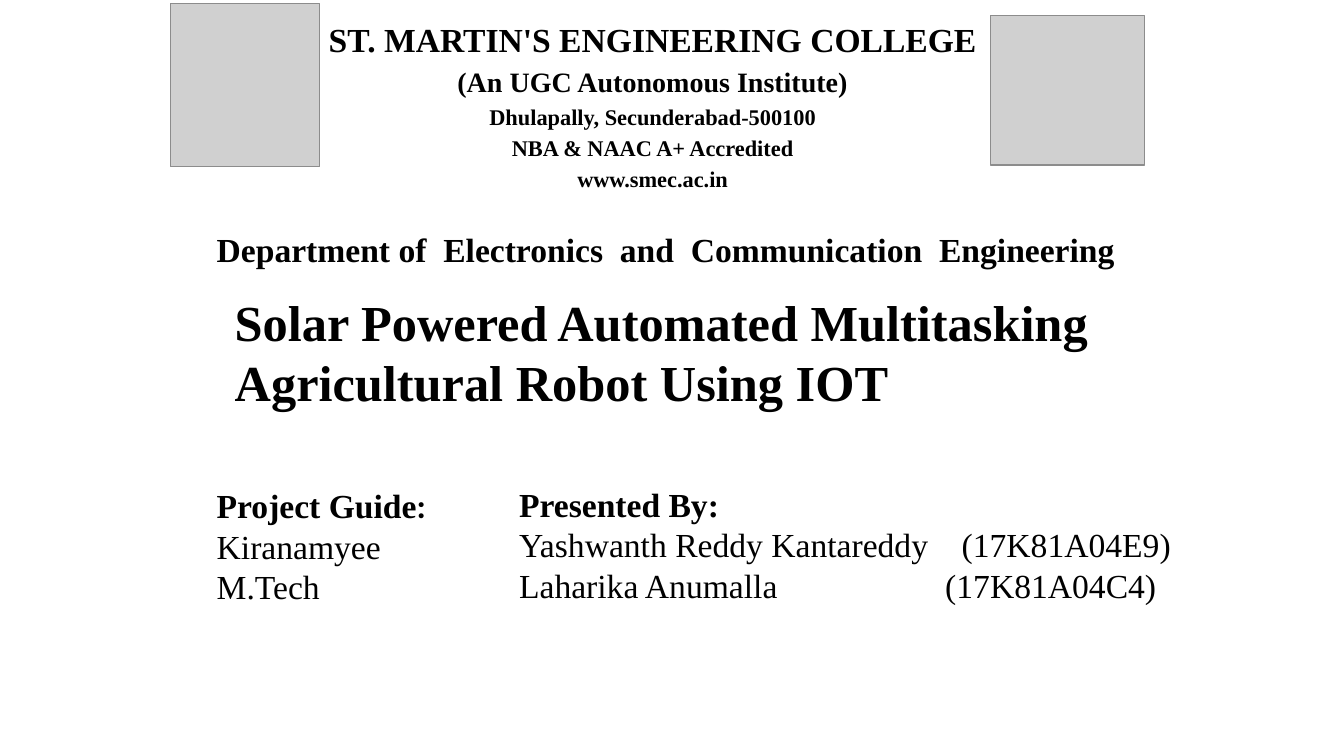
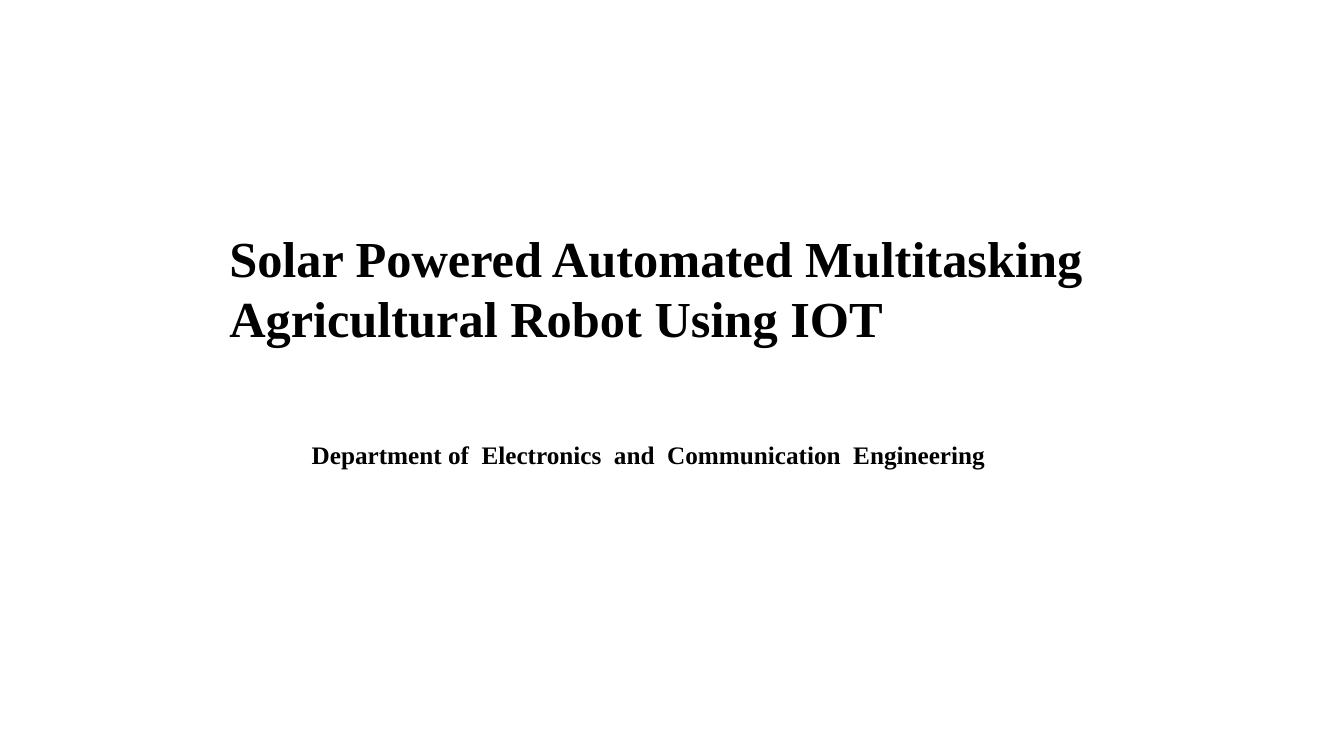
Before and after one commit to yashwanth140/portfolio-frontend, a slide deck: slide 1 of static/Solar Powered automated mulitasking agribot.pptx. Drawn at 1344x756 pixels with LibreOffice and Linux fonts; fonts in the diff are those of the drawing; grey boxes stand for pictures. Boxes give left, top, right and bottom in pixels: in the first picture for what was removed or moved away, otherwise in the second. Text is boxed around its words. In the diff, an @@ line names an element or a change of style, - is before the commit and + after.

```diff
--- a/static/Solar Powered automated mulitasking agribot.pptx
+++ b/static/Solar Powered automated mulitasking agribot.pptx
@@ picture removed at (170,3,321,166) @@
@@ table at (315,15,991,158) @@
-row 1, column 1: ST. MARTIN'S ENGINEERING COLLEGE
+row 1, column 1: 
-row 2, column 1: (An UGC Autonomous Institute)
+row 2, column 1: 
-row 3, column 1: Dhulapally, Secunderabad-500100
+row 3, column 1: 
-row 4, column 1: NBA & NAAC A+ Accredited
+row 4, column 1: 
-row 5, column 1: www.smec.ac.in
+row 5, column 1: 
@@ picture removed at (991,15,1144,165) @@
@@ title "Solar Powered Automated Multitasking Agricultural ...": place and size @@
-title "Solar Powered Automated Multitasking Agricultural ..." at (235,306,1088,411)
+title "Solar Powered Automated Multitasking Agricultural ..." at (229,242,1082,347)
@@ text "Department of Electronics and Communication ...": place and size @@
-text "Department of Electronics and Communication ..." at (217,238,1114,269)
+text "Department of Electronics and Communication ..." at (312,446,985,470)
@@ text "Department of Electronics and Communication ..." at (312,446,985,470): size 24 to 18 pt @@
@@ text removed at (217,494,426,600) @@
-Project Guide:
-Kiranamyee
-M.Tech
@@ text removed at (519,493,1171,604) @@
-Presented By:
-Yashwanth Reddy Kantareddy (17K81A04E9)
-Laharika Anumalla (17K81A04C4)
```
Also in this commit, not shown: 1 other slide changed, 3 slides removed, 3 other files.
